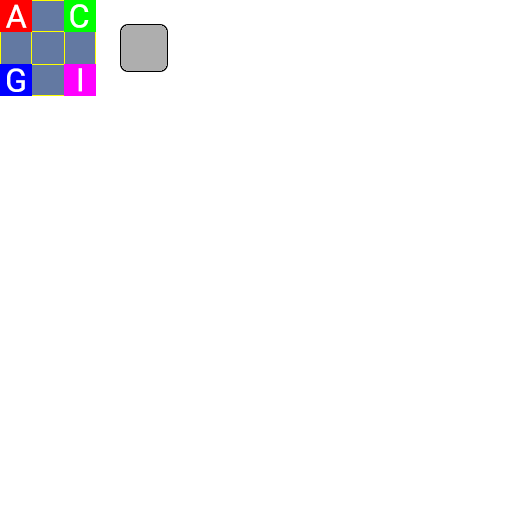
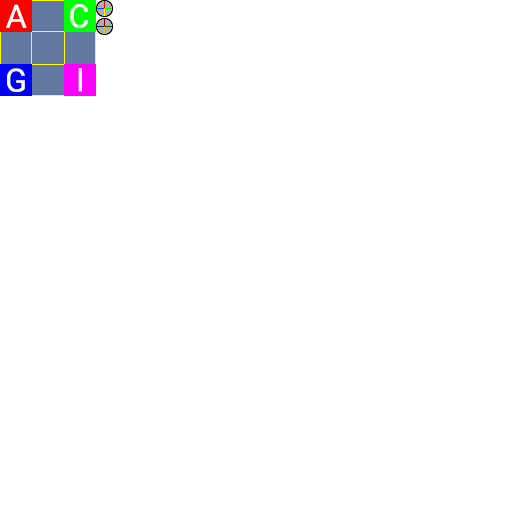
Comparing the layer stacks of the two 512x512 images. Changes:
removed layer "Layer 13" from group "Button" over (x1=120, y1=24, x2=168, y2=72)
removed layer "Layer 14 copy" from group "Button" over (x1=120, y1=64, x2=128, y2=72)
removed layer "Rounded Rectangle 1 copy" from group "Button" over (x1=160, y1=64, x2=168, y2=72)
removed layer "Layer 14" from group "Button" over (x1=120, y1=24, x2=128, y2=32)
removed layer "Rounded Rectangle 1" from group "Button" over (x1=160, y1=24, x2=168, y2=32)
added layer "Layer 16" in group "Button" over (x1=96, y1=18, x2=113, y2=35)
added layer "Layer 15" in group "Button" over (x1=96, y1=0, x2=113, y2=17)
